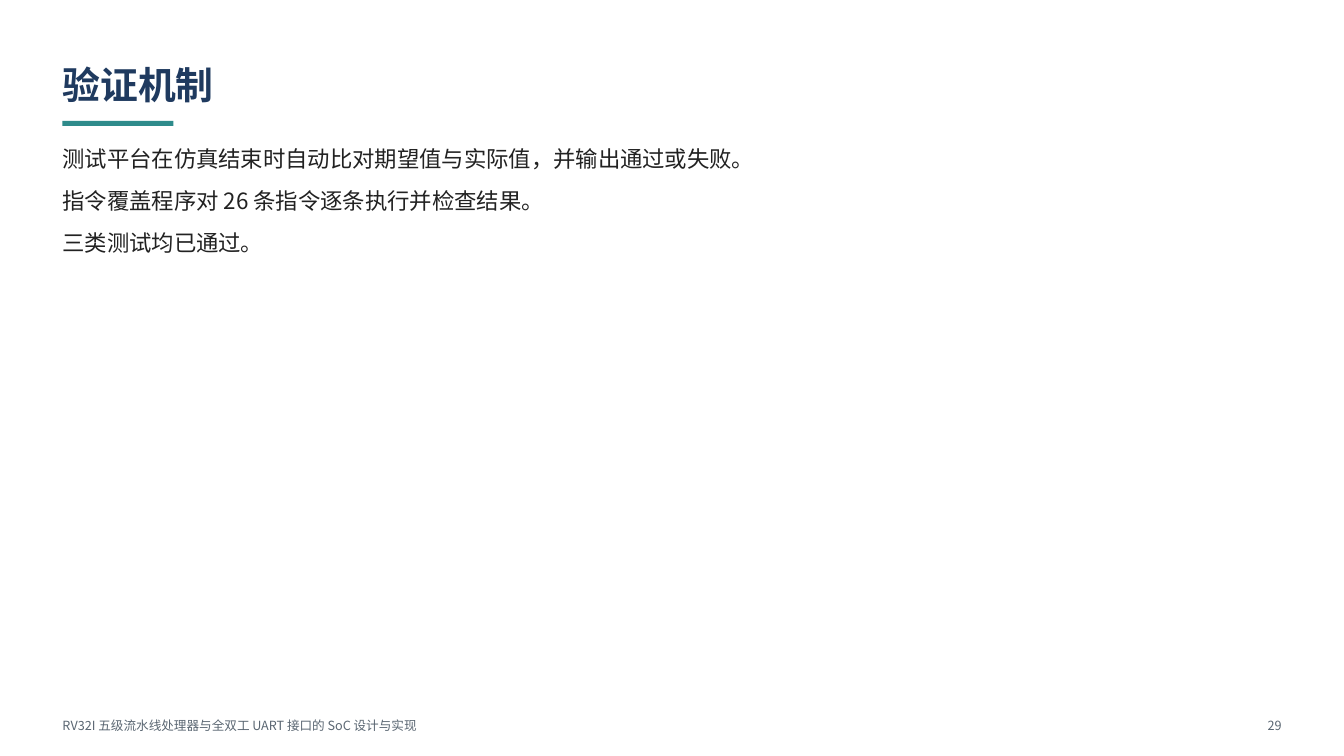
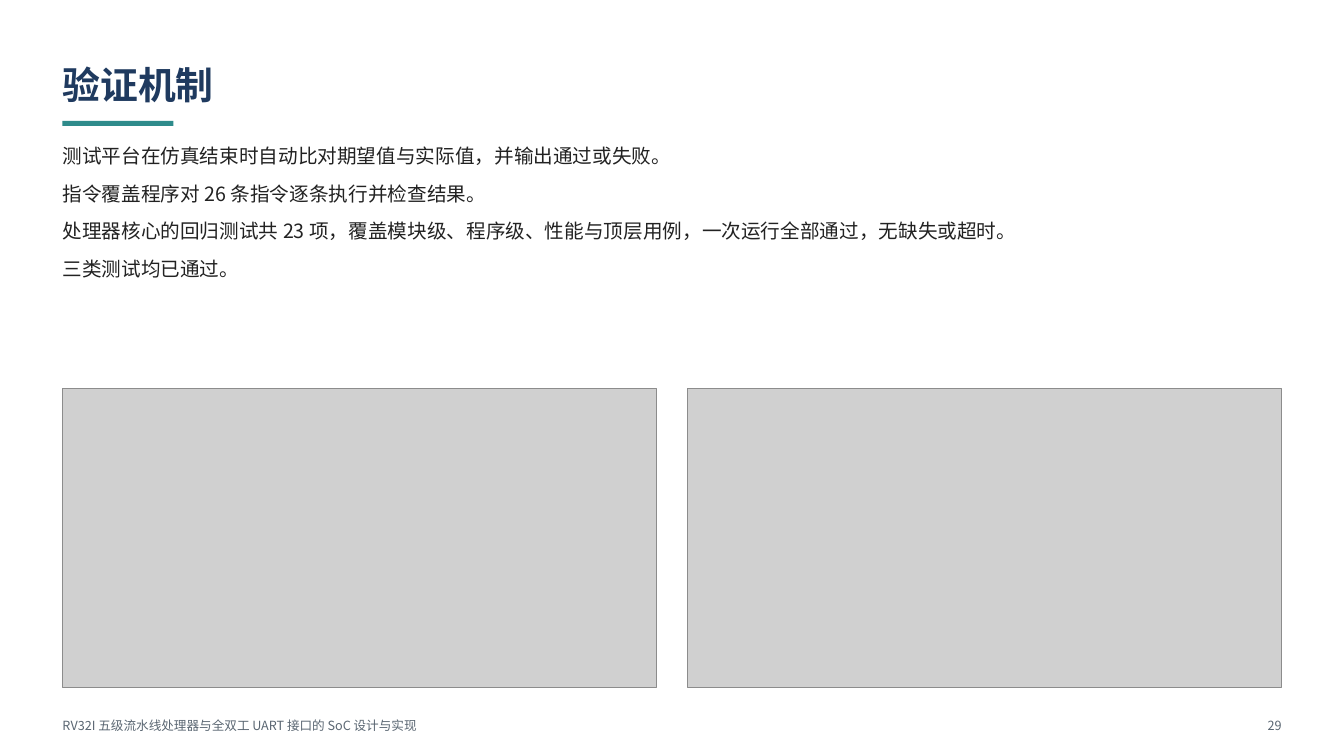
Before and after one commit to StarryReverie/board, a slide deck: slide 29 of ppt/out/课程设计_验收答辩.pptx. Drawn at 1344x756 pixels with LibreOffice and Linux fonts; fonts in the diff are those of the drawing; grey boxes stand for pictures. Boxes give left, top, right and bottom in pixels: in the first picture for what was removed or moved away, otherwise in the second. Text is boxed around its words. In the diff, an @@ line names an element or a change of style, - is before the commit and + after.

Commit message:
docs(ppt): 验证机制页说明 23 项回归测试并补充运行截图
- 验证机制页新增一句：处理器核心回归测试共 23 项，一次运行全部通过
- 同页补充两张回归测试终端截图（运行列表、PASS 23/23 汇总），布局改为 dual-bottom
- 截图归档至 pipeline/doc/sim_shots/exp1/ 并更新 sim_shots README
- outline.md 同步；重建 pptx（36 页）

```diff
--- a/ppt/out/课程设计_验收答辩.pptx
+++ b/ppt/out/课程设计_验收答辩.pptx
@@ text at (62,146,671,278): size 16 to 14 pt in "测试平台在仿真结束时自动比对期望值与实际值，并输出通过或失败。", "指令覆盖程序对 26 条指令逐条执行并检查结果。", "三类测试均已通过。" @@
@@ text at (62,221,1016,240): paragraph added @@
+处理器核心的回归测试共 23 项，覆盖模块级、程序级、性能与顶层用例，一次运行全部通过，无缺失或超时。
@@ picture added at (63,388,657,687) @@
@@ picture added at (688,388,1282,687) @@
```
Also in this commit, not shown: 5 other files.
